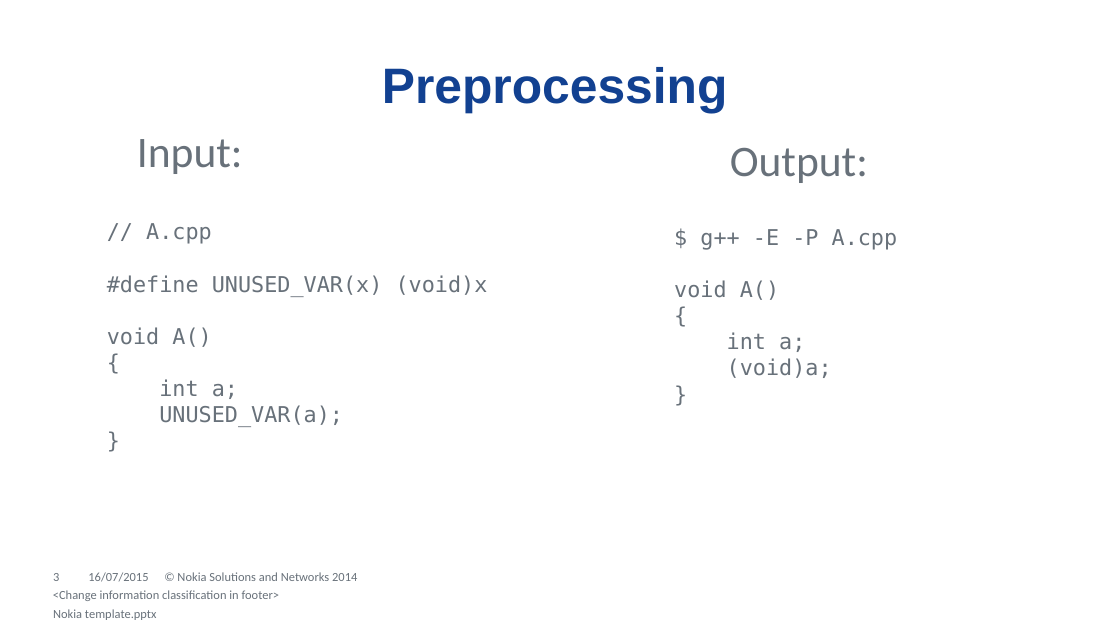
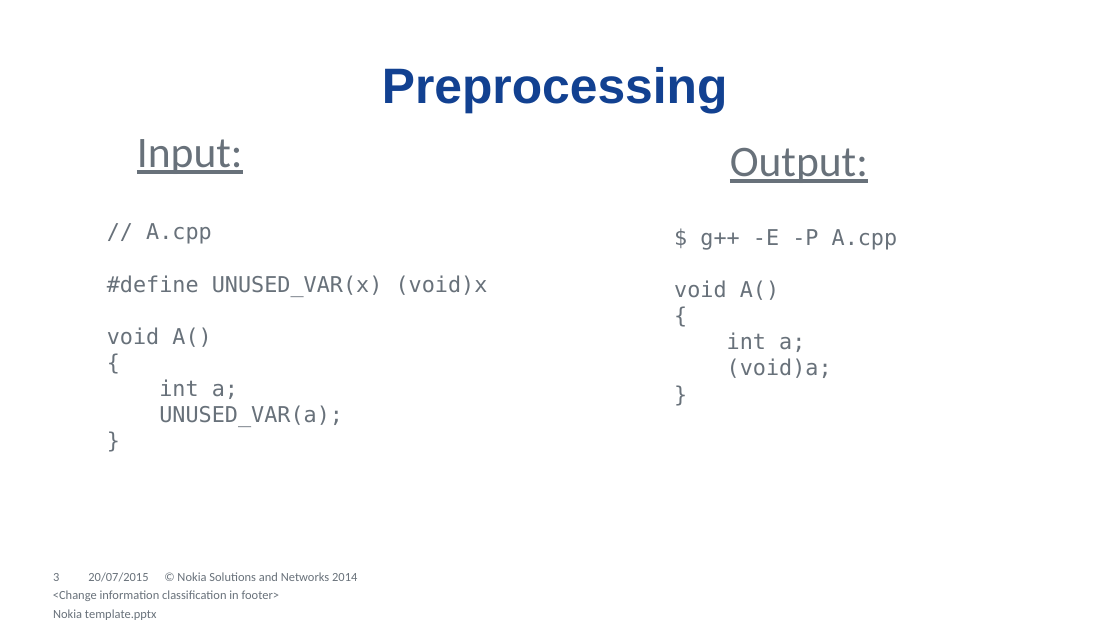
Before and after one commit to dendibakh/Linker, a slide deck: slide 3 of Diving into C++ linker.pptx. Drawn at 1120x630 pixels with LibreOffice and Linux fonts; fonts in the diff are those of the drawing; background and template pictures are left out. Boxes give left, top, right and bottom in pixels: in the first picture for what was removed or moved away, otherwise in the second. Text is boxed around its words. In the diff, an @@ line names an element or a change of style, - is before the commit and + after.

```diff
--- a/Diving into C++ linker.pptx
+++ b/Diving into C++ linker.pptx
@@ text "Input:" at [137, 139, 243, 174]: underline on @@
@@ text "Output:" at [730, 148, 868, 183]: underline on @@
@@ text at [88, 572, 148, 582]: text changed @@
-16/07/2015
+20/07/2015
```
Also in this commit, not shown: 17 other slides changed, 7 slides added, 3 slides removed, 14 other files.
